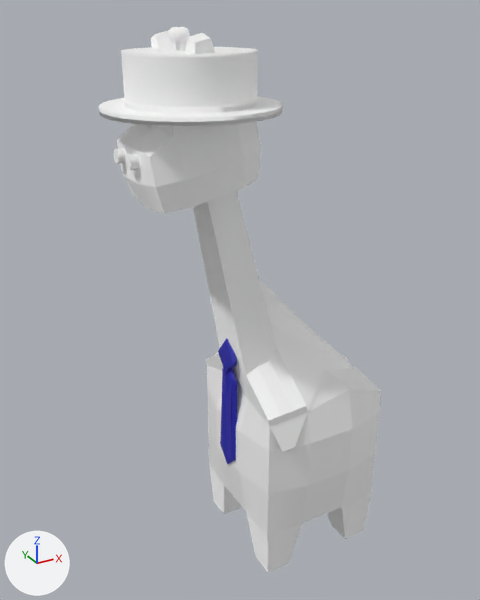
Renders of the glTF model modellen/rafrafwalking_phoed_stropdas.gltf from each side of a commit.
The view is the same before and after, from a 50 mm lens placed at (-4.65, -7.49, 8.06), pointed at (-0.82, -0.52, 4.58). Every picture has the same lights, and +X, +Y and +Z are marked at lower left. Where no turn or scale is listed for an object, it has been applied to the vertices.

Before the edit, the objects in view are built like this:
```python
ob_cube = bpy.data.objects.new('Cube', me_cube)
ob_cube.location = (-0.11, -0.72, 2.62)
ob_cube_001 = bpy.data.objects.new('Cube.001', me_cube_001)
ob_cube_001.location = (-0.11, -0.72, 2.62)
ob_cube_002 = bpy.data.objects.new('Cube.002', me_cube_002)
ob_cube_002.location = (-0.11, -0.72, 2.62)
ob_cube_003 = bpy.data.objects.new('Cube.003', me_cube_003)
ob_cube_003.location = (-0.11, -0.72, 2.62)
ob_cube_006 = bpy.data.objects.new('Cube.006', me_cube_007)
ob_cube_006.location = (-1.12, -0.73, 3.64)
# also in view: 'Cylinder' at (-1.52, -0.71, 7.35)
```
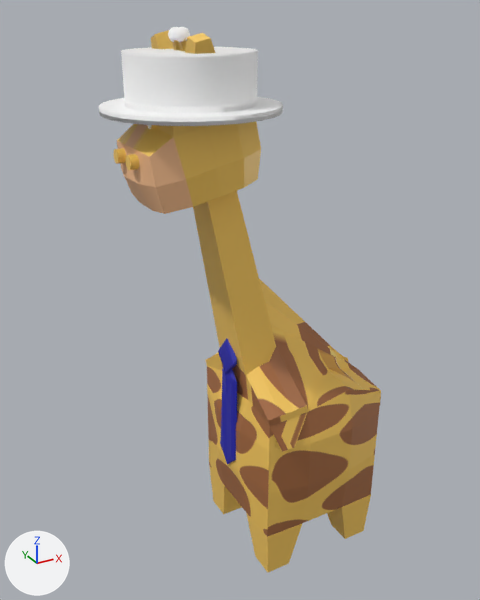
Changed parts and their boxes (x1, y1, x2, y2) in the pictures (480 x 600 px):
'Cube', surface changed, recoloured (grey to brown)
    both: (114, 28, 381, 537)
'Cube.002', recoloured, surface changed (grey to brown)
    both: (246, 513, 302, 572)
'Cube.001', recoloured, surface changed (grey to brown)
    both: (327, 495, 371, 539)
'Cube.003', recoloured, surface changed (grey to orange)
    both: (209, 465, 242, 514)

Patch to the scene script:
```diff
--- a/modellen/rafrafwalking_phoed_stropdas.gltf.py
+++ b/modellen/rafrafwalking_phoed_stropdas.gltf.py
@@ img_giraf3 @@
+img_giraf3 = load_image('giraf3', 'giraf3.png', 1429, 705, 'sRGB')
@@ mat_material @@
 mat_material = principled_material('Material')
-mat_material.base_color = (1.0, 1.0, 1.0)  # white #ffffff
-mat_material.metallic = 1.0
-mat_material.roughness = 1.0
+mat_material.base_color = (0.982, 0.617, 0.12)  # orange #fdce61
+mat_material.roughness = 0.4
@@ mat_material_002 @@
 mat_material_002 = principled_material('Material.002')
-mat_material_002.base_color = (1.0, 1.0, 1.0)  # white #ffffff
+mat_material_002.base_color = (0.956, 0.533, 0.279)  # beige #fac190
 mat_material_002.metallic = 1.0
-mat_material_002.roughness = 1.0
@@ mat_material_008 @@
 mat_material_008 = principled_material('Material.008')
-mat_material_008.base_color = (1.0, 1.0, 1.0)  # white #ffffff
+mat_material_008.texture = img_giraf3
```
